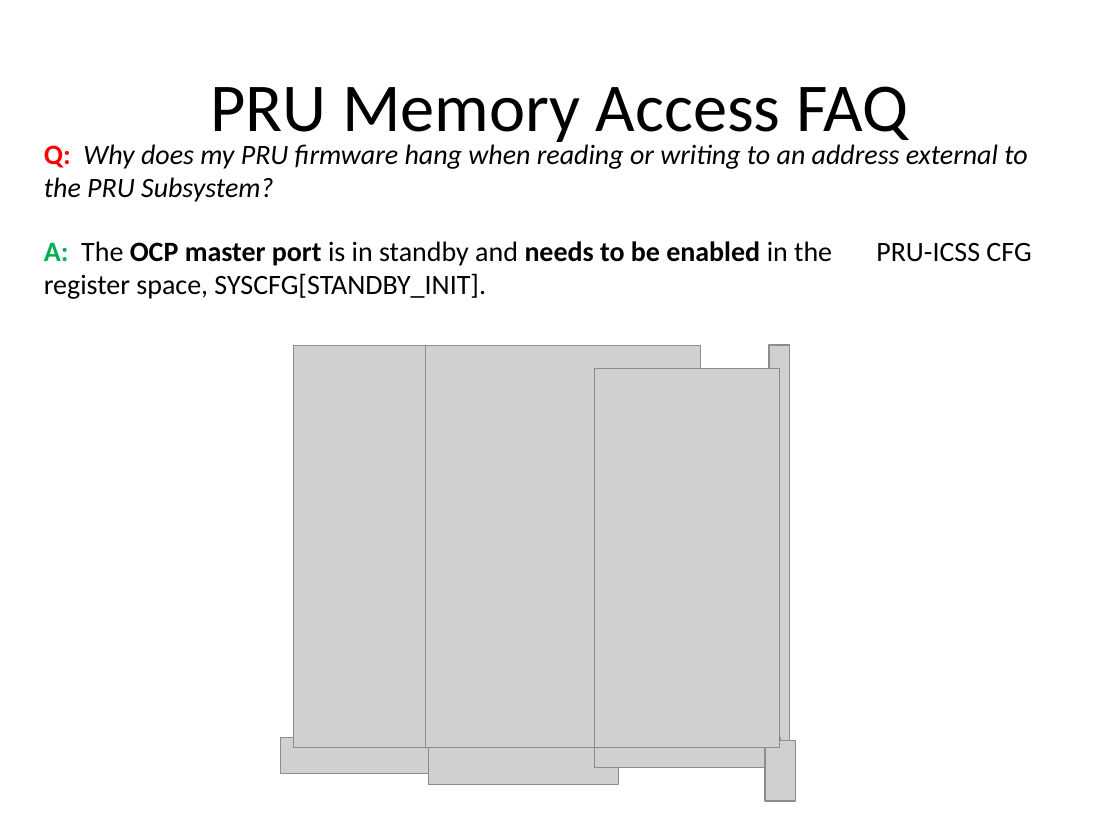
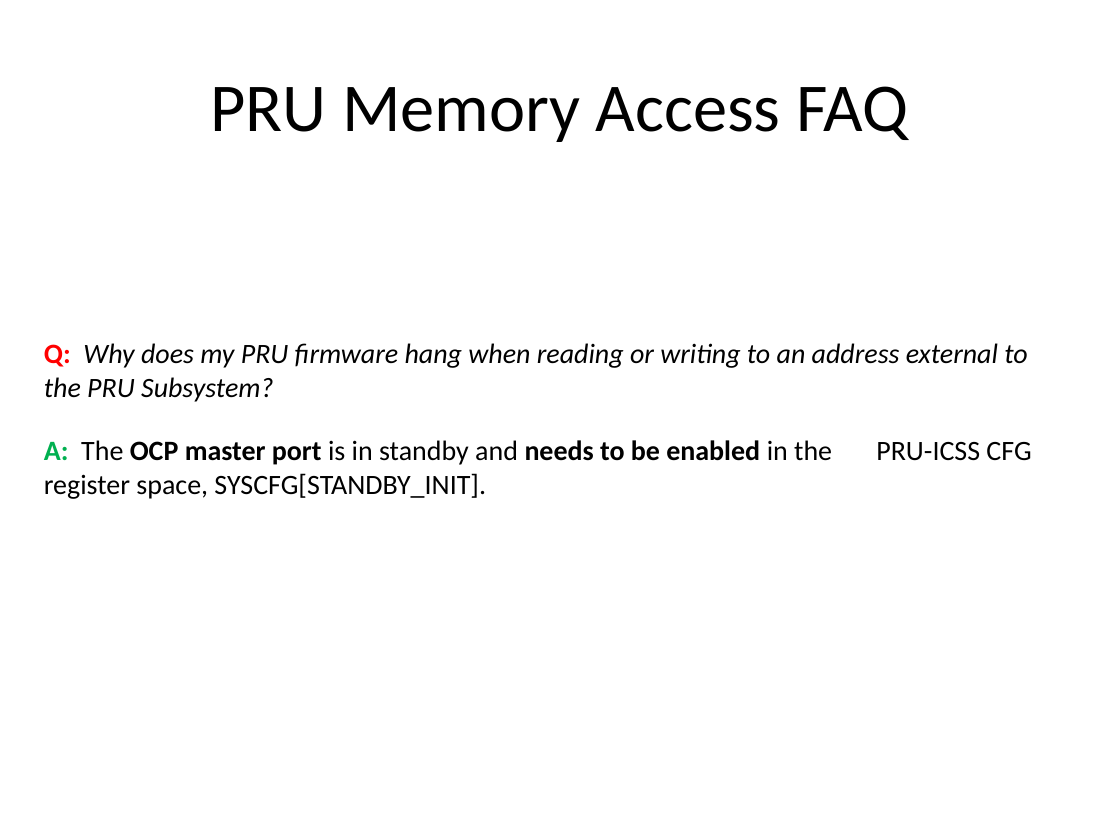
Before and after one commit to hari1989/keystone-workshop, a slide deck: slide 25 of preliminary/Working/presentations/Sitara/PRU in Sitara Device.pptx (slide 24 before the commit). Drawn at 1120x840 pixels with LibreOffice and Linux fonts; fonts in the diff are those of the drawing; grey boxes stand for pictures. Boxes give left, top, right and bottom in pixels: in the first picture for what was removed or moved away, otherwise in the second. Text is boxed around its words. In the diff, an @@ line names an element or a change of style, - is before the commit and + after.

```diff
--- a/preliminary/Working/presentations/Sitara/PRU in Sitara Device.pptx
+++ b/preliminary/Working/presentations/Sitara/PRU in Sitara Device.pptx
@@ text "Q: Why does my PRU ...": place and size @@
-text "Q: Why does my PRU ..." at [44,141,1027,299]
+text "Q: Why does my PRU ..." at [44,343,1027,499]
@@ picture removed at [293,345,426,747] @@
@@ picture removed at [426,345,700,747] @@
@@ picture removed at [769,345,791,753] @@
@@ picture removed at [595,368,780,747] @@
@@ picture removed at [281,738,438,774] @@
@@ picture removed at [429,738,619,784] @@
@@ picture removed at [595,738,781,768] @@
@@ picture removed at [765,740,795,801] @@
```
Also in this commit, not shown: 11 other slides changed, 3 slides added, 3 slides removed.
